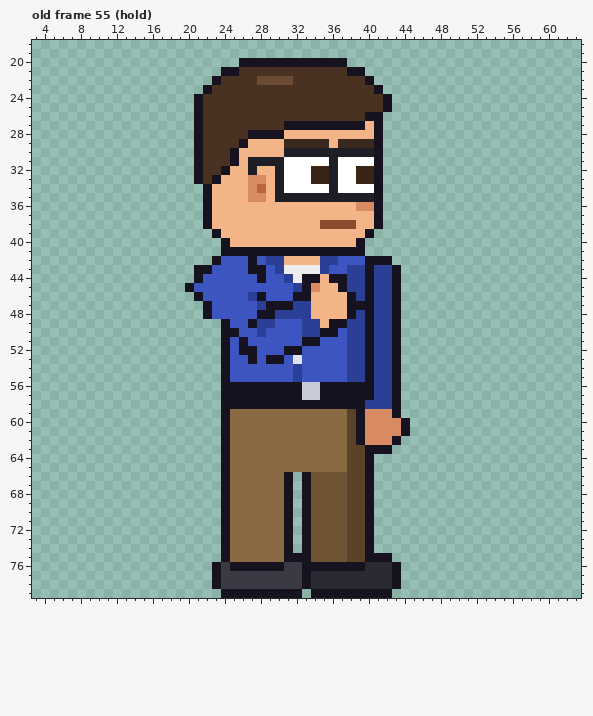
One commit to this pixel-art file: sprites/staff/office_dan_right_anim.aseprite. The first picture shows the starting point.
64x80 pixels, 123 frames. Colours within 5 levels of each other are drawn and written as one. Shown: old frame 55 (hold): x 3..63, y 18..79. The commit also changed other frames, which this record leaves out.
New version:
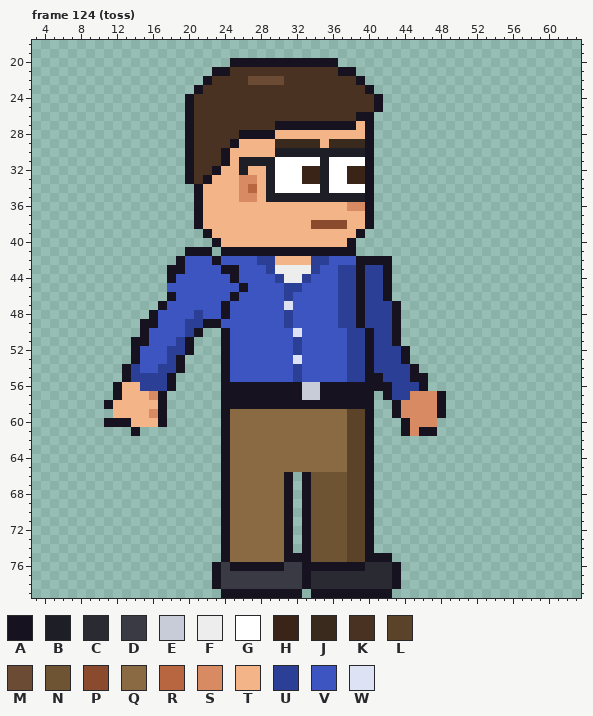
Palette (. is transparent): A #17121f  B #1e1e26  C #2a2a33  D #3a3a44  E #c8ccd8  F #ededed  G #ffffff  H #3a2418  J #3a2a1e  K #4a3222  L #5a4328  M #6b4b34  N #6f5434  P #8a4a2e  Q #8a6a42  R #b8663f  S #d88a62  T #f3b488  U #2c3f96  V #3c55c0  W #dde3f5
A new or re-ordered frame is compared with the old frame closest to it.
From old to new:
frames 123 -> 129
Changed rows in their new state; - is an unchanged pixel.
Frame 124 (toss) is new; against old frame 55 (hold):
first column x 11:
20 --------------A-----------.-----------
21 ------------A-K-----------A-.---------
22 -----------AK---M---K-------A.--------
23 ----------AK-----------------A.-------
24 ---------AK-------------------A.------
25 ---------AK-------------------A.------
26 ---------AK-----------------A-.-------
27 ---------AK--------A--------TA.-------
28 ---------AK----A---T---------A.-------
29 ---------AK---AT---J----TJ---A.-------
30 ---------AK--AT----B---------A.-------
31 ---------AK--ATB---G----BG---A.-------
32 ---------AK-AT-BT-BG--H-BG-H-A.-------
33 ---------AKAT--S-TBG--H-BG-H-A.-------
34 ----------AT---SRTBG----BG---A.-------
35 ----------AT---S-TB----------A.-------
36 ----------AT---------------S-A.-------
37 ----------AT-----------------A.-------
38 ----------AT-----------P---T-A.-------
39 -----------AT---------------A.--------
40 ------------AT-------------A.---------
41 ---------AAA----------------.---------
42 --------AVVV----VU-T---U-V--A---------
43 -------AAVVV-AA-VVUF---UV-U-AU-A.-----
44 -------AVVV---A--V-UF-UVVVU-AU-A.-----
45 -------VVV-----A----U-VVVVU-AU-A.-----
46 -------AVVV---A-VV--UVVVVVUUAU-A.-----
47 ------AVVVVV-A---VVVWVVVVVUU-U--------
48 -----AVVVVUV-A---VVV-VVVVVUUAU--------
49 ----AAVVVUUAAV--VVV-U-VVVVU-AU--------
50 ----AVVVVUA---V--V---WVVVV------------
51 ---AAVVVUA-----V-----UVV--------------
52 ---AVVVUUA-----VV---VU----------UA----
53 ---AVVVUA-------V-VV------------UA----
54 --AUVVUUA-----------------------UUA---
55 --AUUUUA----------------------A-UUAA--
56 -ATTUUUA----------------------AAUUUA--
57 -ATTTSA-----------------------.AUUSSSA
58 ATTTTTA----------------------A..-SSSSA
59 -TTTTSA---------------------LA..-SSSSA
60 AAATTTA---------------------LA...-SSS-
61 ---A------------------------LA...-SAA-
62 ----------------------------LA...-----
63 ------------------------------..------
Pixel boxes of the changes (left, top, right, bottom) in both pictures:
changed: (104, 58, 446, 454)
